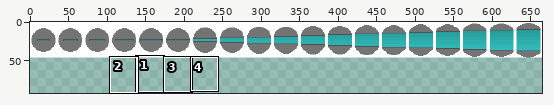
Two states of a sprite sheet, src/assets/img/drone.png. Above: a wide view before the commit, with the close-up outlined.
Close-up. The starting point:
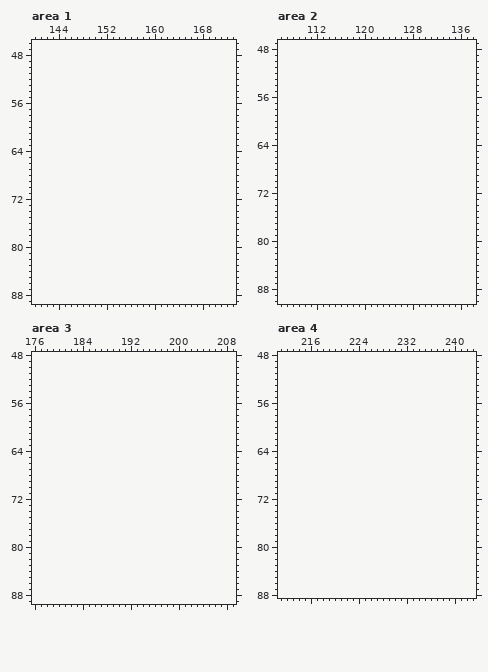
The file is 665x46 pixels. Colours within 5 levels of each other are drawn and written as one. Shown: area 1: x 140..173, y 46..89; area 2: x 106..138, y 47..90; area 3: x 176..209, y 48..89; area 4: x 211..243, y 48..88. The old version is drawn lined up with the new one, on the new canvas. The commit also changed other parts of the picture, which this record leaves out.
Palette (. is transparent): 
After:
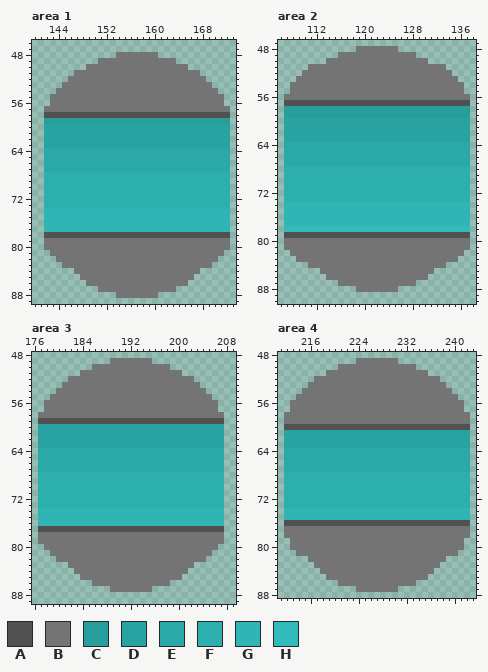
Colours new in this view: A #515151  B #747474  C #279d9c  D #29a3a2  E #2ba9a8  F #2dafae  G #2fb5b4  H #31bbba
Changes in this commit:
canvas 665x46 -> 665x92
Area 1:
y 48: x 154..160 ....... -> BBBBBBB
y 49: x 151..163 ............. -> BBBBBBBBBBBBB
y 50: x 149..165 ................. -> BBBBBBBBBBBBBBBBB
y 51: x 147..167 ..................... -> BBBBBBBBBBBBBBBBBBBBB
y 52: x 146..168 ....................... -> BBBBBBBBBBBBBBBBBBBBBBB
y 53: x 145..169 ......................... -> BBBBBBBBBBBBBBBBBBBBBBBBB
y 54: x 144..170 ........................... -> BBBBBBBBBBBBBBBBBBBBBBBBBBB
y 55..56: x 143..171 ............................. -> BBBBBBBBBBBBBBBBBBBBBBBBBBBBB
y 57: x 142..172 ............................... -> BBBBBBBBBBBBBBBBBBBBBBBBBBBBBBB
y 58: x 142..172 ............................... -> AAAAAAAAAAAAAAAAAAAAAAAAAAAAAAA
y 59: x 142..172 ............................... -> CCCCCCCCCCCCCCCCCCCCCCCCCCCCCCC
y 60..63: x 142..172 ............................... -> DDDDDDDDDDDDDDDDDDDDDDDDDDDDDDD
y 64..67: x 142..172 ............................... -> EEEEEEEEEEEEEEEEEEEEEEEEEEEEEEE
y 68..73: x 142..172 ............................... -> FFFFFFFFFFFFFFFFFFFFFFFFFFFFFFF
y 74..77: x 142..172 ............................... -> GGGGGGGGGGGGGGGGGGGGGGGGGGGGGGG
y 78: x 142..172 ............................... -> AAAAAAAAAAAAAAAAAAAAAAAAAAAAAAA
y 79..80: x 142..172 ............................... -> BBBBBBBBBBBBBBBBBBBBBBBBBBBBBBB
y 81: x 143..171 ............................. -> BBBBBBBBBBBBBBBBBBBBBBBBBBBBB
y 82: x 144..170 ........................... -> BBBBBBBBBBBBBBBBBBBBBBBBBBB
y 83: x 145..169 ......................... -> BBBBBBBBBBBBBBBBBBBBBBBBB
y 84: x 147..167 ..................... -> BBBBBBBBBBBBBBBBBBBBB
y 85: x 148..166 ................... -> BBBBBBBBBBBBBBBBBBB
y 86: x 149..165 ................. -> BBBBBBBBBBBBBBBBB
y 87: x 151..163 ............. -> BBBBBBBBBBBBB
y 88: x 154..160 ....... -> BBBBBBB
Area 2:
y 48: x 119..125 ....... -> BBBBBBB
y 49: x 116..128 ............. -> BBBBBBBBBBBBB
y 50: x 114..130 ................. -> BBBBBBBBBBBBBBBBB
y 51: x 111..133 ....................... -> BBBBBBBBBBBBBBBBBBBBBBB
y 52: x 110..134 ......................... -> BBBBBBBBBBBBBBBBBBBBBBBBB
y 53: x 109..135 ........................... -> BBBBBBBBBBBBBBBBBBBBBBBBBBB
y 54..55: x 108..136 ............................. -> BBBBBBBBBBBBBBBBBBBBBBBBBBBBB
y 56: x 107..137 ............................... -> BBBBBBBBBBBBBBBBBBBBBBBBBBBBBBB
y 57: x 107..137 ............................... -> AAAAAAAAAAAAAAAAAAAAAAAAAAAAAAA
y 58..59: x 107..137 ............................... -> CCCCCCCCCCCCCCCCCCCCCCCCCCCCCCC
y 60..63: x 107..137 ............................... -> DDDDDDDDDDDDDDDDDDDDDDDDDDDDDDD
y 64..67: x 107..137 ............................... -> EEEEEEEEEEEEEEEEEEEEEEEEEEEEEEE
y 68..73: x 107..137 ............................... -> FFFFFFFFFFFFFFFFFFFFFFFFFFFFFFF
y 74..77: x 107..137 ............................... -> GGGGGGGGGGGGGGGGGGGGGGGGGGGGGGG
y 78: x 107..137 ............................... -> HHHHHHHHHHHHHHHHHHHHHHHHHHHHHHH
y 79: x 107..137 ............................... -> AAAAAAAAAAAAAAAAAAAAAAAAAAAAAAA
y 80..81: x 107..137 ............................... -> BBBBBBBBBBBBBBBBBBBBBBBBBBBBBBB
y 82: x 108..136 ............................. -> BBBBBBBBBBBBBBBBBBBBBBBBBBBBB
y 83: x 109..135 ........................... -> BBBBBBBBBBBBBBBBBBBBBBBBBBB
y 84: x 111..133 ....................... -> BBBBBBBBBBBBBBBBBBBBBBB
y 85: x 113..131 ................... -> BBBBBBBBBBBBBBBBBBB
y 86: x 114..130 ................. -> BBBBBBBBBBBBBBBBB
y 87: x 116..128 ............. -> BBBBBBBBBBBBB
y 88: x 119..125 ....... -> BBBBBBB
Area 3:
y 49: x 189..195 ....... -> BBBBBBB
y 50: x 186..198 ............. -> BBBBBBBBBBBBB
y 51: x 184..200 ................. -> BBBBBBBBBBBBBBBBB
y 52: x 182..202 ..................... -> BBBBBBBBBBBBBBBBBBBBB
y 53: x 181..203 ....................... -> BBBBBBBBBBBBBBBBBBBBBBB
y 54: x 180..204 ......................... -> BBBBBBBBBBBBBBBBBBBBBBBBB
y 55: x 179..205 ........................... -> BBBBBBBBBBBBBBBBBBBBBBBBBBB
y 56..57: x 178..206 ............................. -> BBBBBBBBBBBBBBBBBBBBBBBBBBBBB
y 58: x 177..207 ............................... -> BBBBBBBBBBBBBBBBBBBBBBBBBBBBBBB
y 59: x 177..207 ............................... -> AAAAAAAAAAAAAAAAAAAAAAAAAAAAAAA
y 60..63: x 177..207 ............................... -> DDDDDDDDDDDDDDDDDDDDDDDDDDDDDDD
y 64..67: x 177..207 ............................... -> EEEEEEEEEEEEEEEEEEEEEEEEEEEEEEE
y 68..73: x 177..207 ............................... -> FFFFFFFFFFFFFFFFFFFFFFFFFFFFFFF
y 74..76: x 177..207 ............................... -> GGGGGGGGGGGGGGGGGGGGGGGGGGGGGGG
y 77: x 177..207 ............................... -> AAAAAAAAAAAAAAAAAAAAAAAAAAAAAAA
y 78..79: x 177..207 ............................... -> BBBBBBBBBBBBBBBBBBBBBBBBBBBBBBB
y 80: x 178..206 ............................. -> BBBBBBBBBBBBBBBBBBBBBBBBBBBBB
y 81: x 179..205 ........................... -> BBBBBBBBBBBBBBBBBBBBBBBBBBB
y 82: x 180..204 ......................... -> BBBBBBBBBBBBBBBBBBBBBBBBB
y 83: x 182..202 ..................... -> BBBBBBBBBBBBBBBBBBBBB
y 84: x 183..201 ................... -> BBBBBBBBBBBBBBBBBBB
y 85: x 184..200 ................. -> BBBBBBBBBBBBBBBBB
y 86: x 186..198 ............. -> BBBBBBBBBBBBB
y 87: x 189..195 ....... -> BBBBBBB
Area 4:
y 49: x 224..230 ....... -> BBBBBBB
y 50: x 221..233 ............. -> BBBBBBBBBBBBB
y 51: x 219..235 ................. -> BBBBBBBBBBBBBBBBB
y 52: x 217..237 ..................... -> BBBBBBBBBBBBBBBBBBBBB
y 53: x 216..238 ....................... -> BBBBBBBBBBBBBBBBBBBBBBB
y 54: x 215..239 ......................... -> BBBBBBBBBBBBBBBBBBBBBBBBB
y 55: x 214..240 ........................... -> BBBBBBBBBBBBBBBBBBBBBBBBBBB
y 56..57: x 213..241 ............................. -> BBBBBBBBBBBBBBBBBBBBBBBBBBBBB
y 58..59: x 212..242 ............................... -> BBBBBBBBBBBBBBBBBBBBBBBBBBBBBBB
y 60: x 212..242 ............................... -> AAAAAAAAAAAAAAAAAAAAAAAAAAAAAAA
y 61..63: x 212..242 ............................... -> DDDDDDDDDDDDDDDDDDDDDDDDDDDDDDD
y 64..67: x 212..242 ............................... -> EEEEEEEEEEEEEEEEEEEEEEEEEEEEEEE
y 68..73: x 212..242 ............................... -> FFFFFFFFFFFFFFFFFFFFFFFFFFFFFFF
y 74..75: x 212..242 ............................... -> GGGGGGGGGGGGGGGGGGGGGGGGGGGGGGG
y 76: x 212..242 ............................... -> AAAAAAAAAAAAAAAAAAAAAAAAAAAAAAA
y 77..78: x 212..242 ............................... -> BBBBBBBBBBBBBBBBBBBBBBBBBBBBBBB
y 79..80: x 213..241 ............................. -> BBBBBBBBBBBBBBBBBBBBBBBBBBBBB
y 81: x 214..240 ........................... -> BBBBBBBBBBBBBBBBBBBBBBBBBBB
y 82: x 216..238 ....................... -> BBBBBBBBBBBBBBBBBBBBBBB
y 83: x 217..237 ..................... -> BBBBBBBBBBBBBBBBBBBBB
y 84: x 218..236 ................... -> BBBBBBBBBBBBBBBBBBB
y 85: x 219..235 ................. -> BBBBBBBBBBBBBBBBB
y 86: x 221..233 ............. -> BBBBBBBBBBBBB
y 87: x 224..230 ....... -> BBBBBBB
